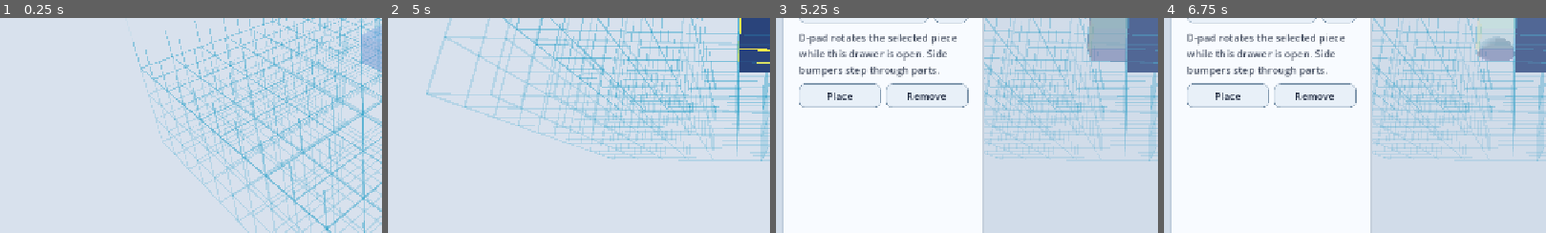
Above: before the commit, frames 1-4 (left to right).
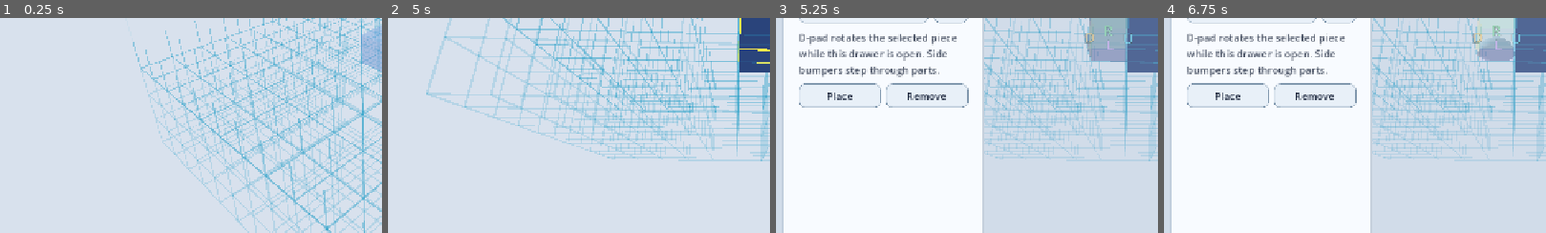
Above: after the commit, the same moments.

Repository: AkitaAttribute/SpaceMinerGame
Game: Godot game, scene res://main.tscn
Same seed, same stepped clock (60 frames per second), same inputs: the game is played once before the commit and once after it.
Inputs (mouse positions are % of the whole screen's width and height, from its top left):
- Up to frame 1 (0.25 s): no input
- Up to frame 2 (5 s): click "⚙" at 0.5 s; click "Resume" at 1.25 s; tap Enter at 2, 3.5 s; move the mouse to (72, 45) at 2.02 s; hold D (builder_right) 2.03-2.75 s; hold Q (level_down) 2.03-2.75 s; click (72, 45) at 2.17 s; tap Space (place_part) at 2.75, 4.25 s; drag from (30, 55) to (45, 70) at 2.77 s; move the mouse to (60, 28) at 3.52 s; hold D (builder_right) 3.53-4.25 s; hold . (part_next) 3.53-4.25 s; drag from (45, 70) to (20, 35) at 4.27 s
- Up to frame 3 (5.25 s): tap Enter at 5 s; move the mouse to (80, 65) at 5.02 s; hold A (builder_left) from 5.03 s (still down); hold Tab (parts_toggle) from 5.03 s (still down)
- Up to frame 4 (6.75 s): release A (builder_left) at 5.75 s; release Tab (parts_toggle) at 5.75 s; click "Selected Cube" at 5.75 s; click "Half Sphere" at 6.5 s
The pictures show only the part of the screen within x 0-50%, y 46-96%; the shares and areas given below are measured in that part.

Frames 1-2 are identical in both runs. In frame 3, 0.2% of the frame differs, in the area x 80-94%, y 4-15%; in frame 4, 0.2%, in the area x 80-94%, y 3-15%.

Commit message:
Label rotation controls and guide faces explicitly

Diff:
--- a/scripts/main.gd
+++ b/scripts/main.gd
@@ -285,10 +285,10 @@
     dpad_root.mouse_filter = Control.MOUSE_FILTER_IGNORE
     controls_root.add_child(dpad_root)
 
-    var up := _control_button("▲", Vector2(66, 0), Vector2(58, 58))
-    var down := _control_button("▼", Vector2(66, 132), Vector2(58, 58))
-    var left := _control_button("◀", Vector2(0, 66), Vector2(58, 58))
-    var right := _control_button("▶", Vector2(132, 66), Vector2(58, 58))
+    var up := _control_button("▲ U", Vector2(66, 0), Vector2(58, 58))
+    var down := _control_button("▼ D", Vector2(66, 132), Vector2(58, 58))
+    var left := _control_button("◀ L", Vector2(0, 66), Vector2(58, 58))
+    var right := _control_button("▶ R", Vector2(132, 66), Vector2(58, 58))
     var center := _control_button("＋", Vector2(66, 66), Vector2(58, 58))
     for button in [up, down, left, right, center]:
         dpad_root.add_child(button)
@@ -740,6 +740,19 @@
         _:
             return Color.WHITE
 
+func _rotation_direction_letter(action: StringName) -> String:
+    match action:
+        &"builder_up":
+            return "U"
+        &"builder_down":
+            return "D"
+        &"builder_left":
+            return "L"
+        &"builder_right":
+            return "R"
+        _:
+            return "?"
+
 func _refresh_rotation_direction_button_colors() -> void:
     var rotation_mode := parts_open and not PartFactory.is_color_tool(selected_part)
 
@@ -812,7 +825,8 @@
             cell_min,
             cell_max,
             world_direction,
-            _rotation_direction_color(action)
+            _rotation_direction_color(action),
+            _rotation_direction_letter(action)
         )
 
 func _add_rotation_face_for_direction(
@@ -820,11 +834,13 @@
     cell_min: Vector3,
     cell_max: Vector3,
     direction: Vector3,
-    color: Color
+    color: Color,
+    letter: String
 ) -> void:
     var inset := 0.018
     var thickness := 0.018
     var axis := 0
+    var face_position := center
 
     if absf(direction.y) > absf(direction.x) and absf(direction.y) >= absf(direction.z):
         axis = 1
@@ -834,25 +850,53 @@
     match axis:
         0:
             var x := cell_max.x - inset if direction.x >= 0.0 else cell_min.x + inset
+            face_position = Vector3(x, center.y, center.z)
             _add_rotation_wall(
-                Vector3(x, center.y, center.z),
+                face_position,
                 Vector3(thickness, 0.96, 0.96),
                 color
             )
         1:
             var y := cell_max.y - inset if direction.y >= 0.0 else cell_min.y + inset
+            face_position = Vector3(center.x, y, center.z)
             _add_rotation_wall(
-                Vector3(center.x, y, center.z),
+                face_position,
                 Vector3(0.96, thickness, 0.96),
                 color
             )
         2:
             var z := cell_max.z - inset if direction.z >= 0.0 else cell_min.z + inset
+            face_position = Vector3(center.x, center.y, z)
             _add_rotation_wall(
-                Vector3(center.x, center.y, z),
+                face_position,
                 Vector3(0.96, 0.96, thickness),
                 color
             )
+
+    _add_rotation_wall_letter(face_position, direction, color, letter)
+
+func _add_rotation_wall_letter(
+    face_position: Vector3,
+    direction: Vector3,
+    color: Color,
+    letter: String
+) -> void:
+    var label := Label3D.new()
+    label.text = letter
+    label.font_size = 64
+    label.pixel_size = 0.006
+    label.modulate = Color(color.r, color.g, color.b, 0.68)
+    label.outline_modulate = Color(0.0, 0.0, 0.0, 0.55)
+    label.outline_size = 8
+    label.billboard = BaseMaterial3D.BILLBOARD_ENABLED
+    label.no_depth_test = true
+    label.render_priority = 2
+
+    # Offset it just beyond the tinted face so the character stays visible
+    # without z-fighting with the wall or the part.
+    var normal := direction.normalized()
+    label.position = face_position + normal * 0.035
+    rotation_guide_root.add_child(label)
 
 func _add_rotation_wall(position_value: Vector3, size_value: Vector3, color: Color) -> void:
     var mesh := BoxMesh.new()
